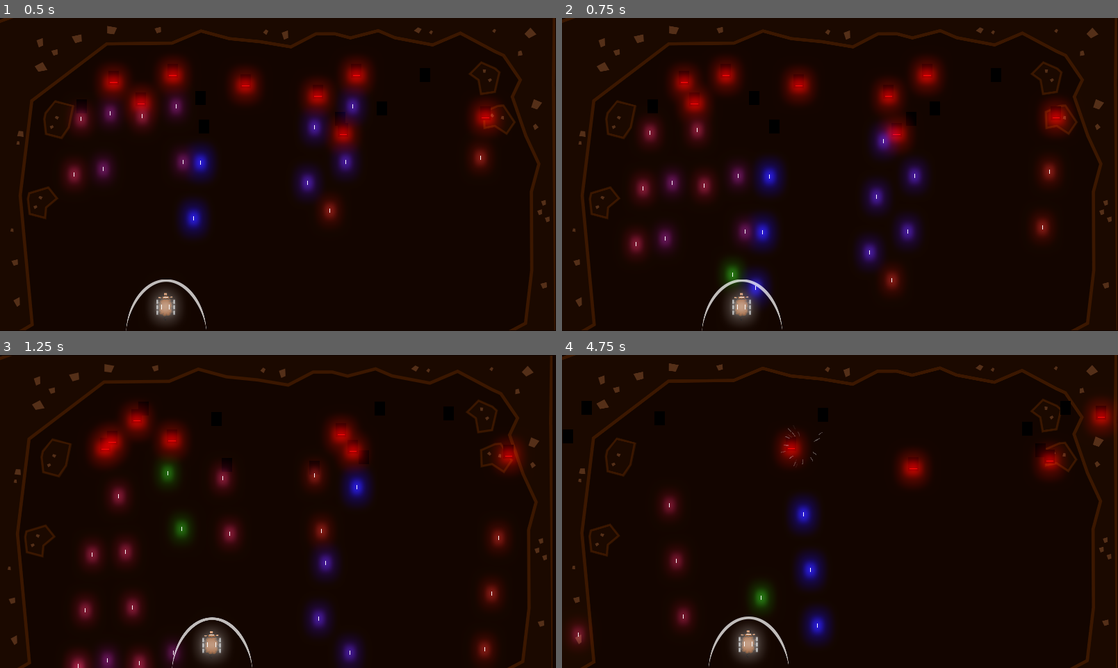
Above: before the commit, frames 1-4 (two rows, left to right).
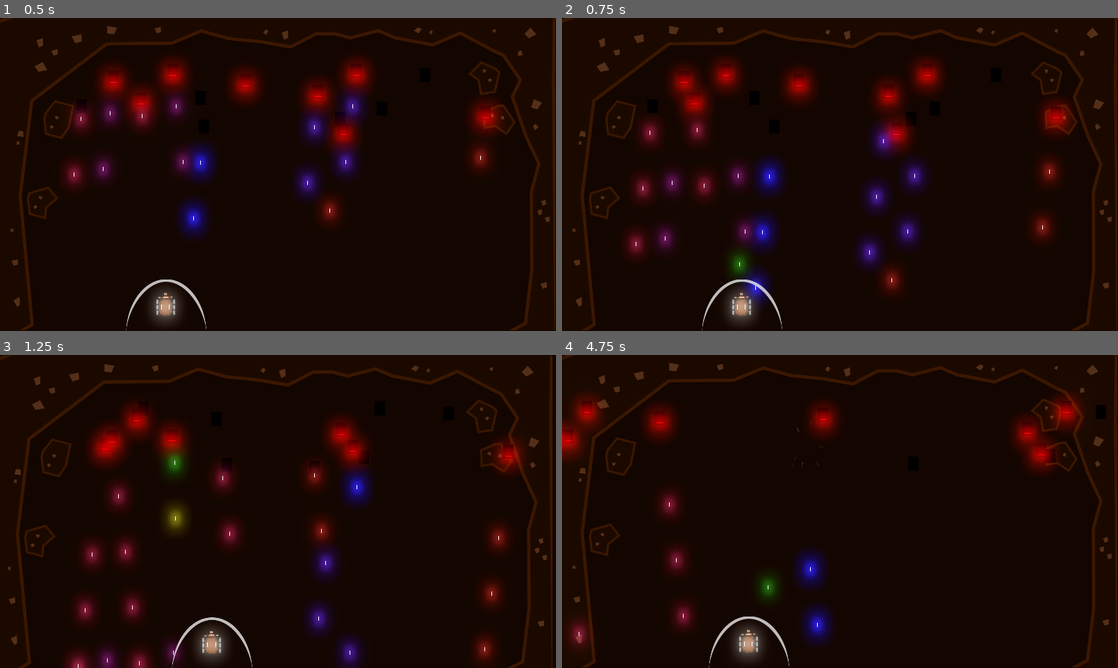
Above: after the commit, the same moments.

Repository: GameDrivenDesign/punk-wolf
Game: Godot game, scene res://game.tscn
Same seed, same stepped clock (60 frames per second), same inputs: the game is played once before the commit and once after it.
Inputs:
- Up to frame 1 (0.5 s): no input
- Up to frame 2 (0.75 s): hold Right (ui_right) from 0.53 s (still down); tap Q (shoot_0) at 0.6 s
- Up to frame 3 (1.25 s): keep holding Right (ui_right); tap W (shoot_1) at 0.8 s
- Up to frame 4 (4.75 s): release Right (ui_right) at 1.28 s; hold Left (ui_left) 1.28-2.03 s; tap W (shoot_1) at 1.35, 2.3, 3.8, 4.35 s; tap Q (shoot_0) at 1.55, 3.05, 3.6, 4.55 s; hold R (shield_blue) 2.03-2.78 s; hold Right (ui_right) 2.03-3.53 s; tap E (shield_red) at 2.85 s; hold Left (ui_left) from 3.53 s (still down)

Frame 1 is identical in both runs. In frame 2, 0.3% of the frame differs, in the area x 28-34%, y 74-86%; in frame 3, 0.7%; in frame 4, 6.4%, in the area x 0-100%, y 2-100%.

Commit message:
two projectiles

Diff:
--- a/sheep.gd
+++ b/sheep.gd
@@ -6,7 +6,9 @@
 var health = 100
 
 const CANNON_TIMEOUT = 1
+const TWOSHOT_INTERVAL = 0.1
 var timeout_cannons = [0, 0]
+var last_projectile
 
 func _ready():
 	add_child(preload("res://shield.tscn").instance())
@@ -26,15 +28,31 @@
 
 	velocity = velocity.normalized() * speed
 
+func was_shot_recently(cannon_index):
+	return timeout_cannons[cannon_index] >= CANNON_TIMEOUT - TWOSHOT_INTERVAL
+
 func shoot(cannon_index):
 	if timeout_cannons[cannon_index] <= 0:
 		var p = preload("res://projectiles/Projectile.tscn").instance()
 		p.rotation_degrees = 180
 		p.target_group = "wolf"
-		p.position = global_position
-		p.set_modulate(Color(1, 4, 1))
+
+		if was_shot_recently((cannon_index + 1) % 2):
+			p.position = $MiddleSpawnPosition.global_position
+			p.scale.y = 4
+			p.set_modulate(Color(4, 4, 4))
+
+			if last_projectile != null and last_projectile.is_inside_tree():
+				last_projectile.queue_free()
+
+		else:
+			p.position = ($RightProjectileSpawn if cannon_index == 0 else $LeftProjectileSpawn).global_position
+			p.set_modulate(Color(1, 4, 1) if cannon_index == 0 else Color(4, 4, 1))
+			last_projectile = p
+
 		get_parent().add_child(p)
 		timeout_cannons[cannon_index] = CANNON_TIMEOUT
+
 
 func _physics_process(delta):
 	get_input()
--- a/sheep.tscn
+++ b/sheep.tscn
@@ -50,3 +50,12 @@
 __meta__ = {
 "_edit_use_anchors_": false
 }
+
+[node name="RightProjectileSpawn" type="Position2D" parent="."]
+position = Vector2( 19, -30 )
+
+[node name="LeftProjectileSpawn" type="Position2D" parent="."]
+position = Vector2( -19, -30 )
+
+[node name="MiddleSpawnPosition" type="Position2D" parent="."]
+position = Vector2( 0, -30 )
